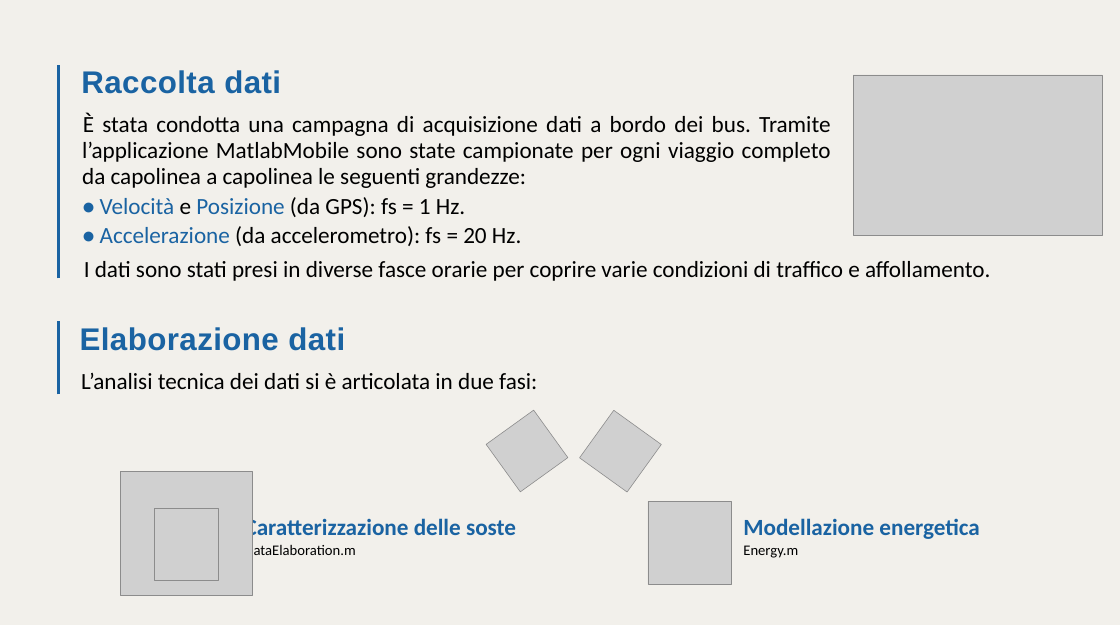
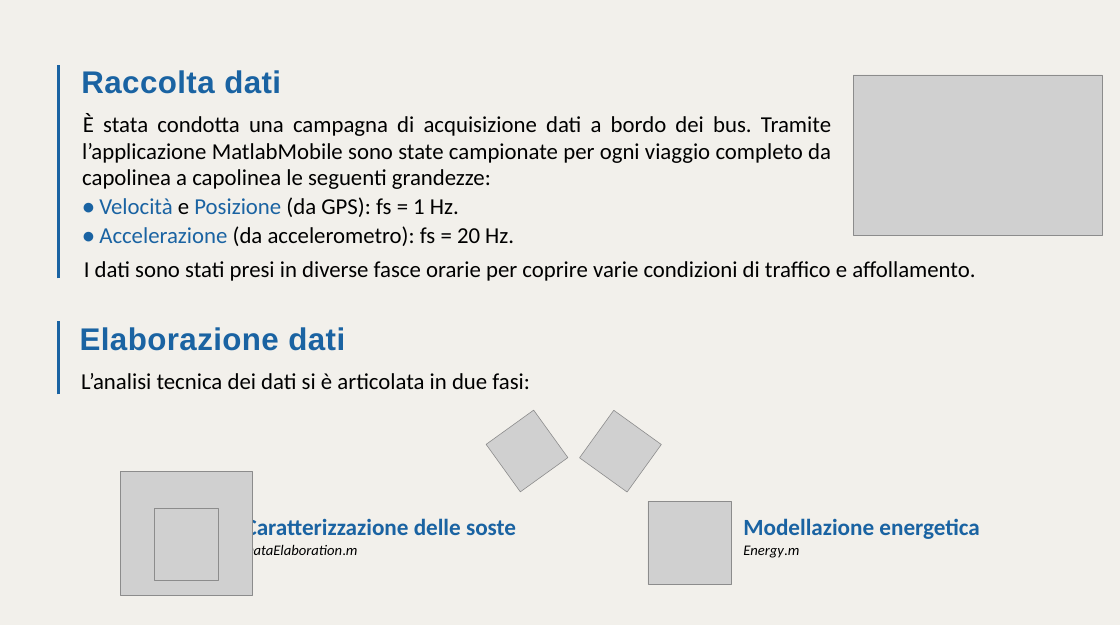
Before and after one commit to Joshuari03/ProgettoASET, a slide deck: slide 5 of Elettrificazione_Strategica_Linea_973.pptx. Drawn at 1120x625 pixels with LibreOffice and Linux fonts; fonts in the diff are those of the drawing; grey boxes stand for pictures. Boxes give left, top, right and bottom in pixels: in the first picture for what was removed or moved away, otherwise in the second. Text is boxed around its words. In the diff, an @@ line names an element or a change of style, - is before the commit and + after.

```diff
--- a/Elettrificazione_Strategica_Linea_973.pptx
+++ b/Elettrificazione_Strategica_Linea_973.pptx
@@ size 28.5 to 28 pt in 3 elements at (82,113,831,246), (81,373,530,389), (84,261,975,281) @@
@@ text at (245,542,358,559): italic on in "DataElaboration.m" @@
@@ text at (743,545,799,558): italic on in "Energy.m" @@
```
Also in this commit, not shown: 9 other slides changed, 4 slides added, 6 slides removed, 1 other file.
